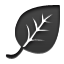
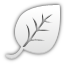
The second 64 x 64 image is a revision of the first. Changes to its layers:
added layer "Layer" above "Layer #1" over box(5, 5, 60, 59)
added layer "Layer #1" above "plant_64.psd" over box(3, 1, 64, 63)
renamed "Layer 12" to "plant_64.psd", hid it over box(5, 5, 60, 59)
